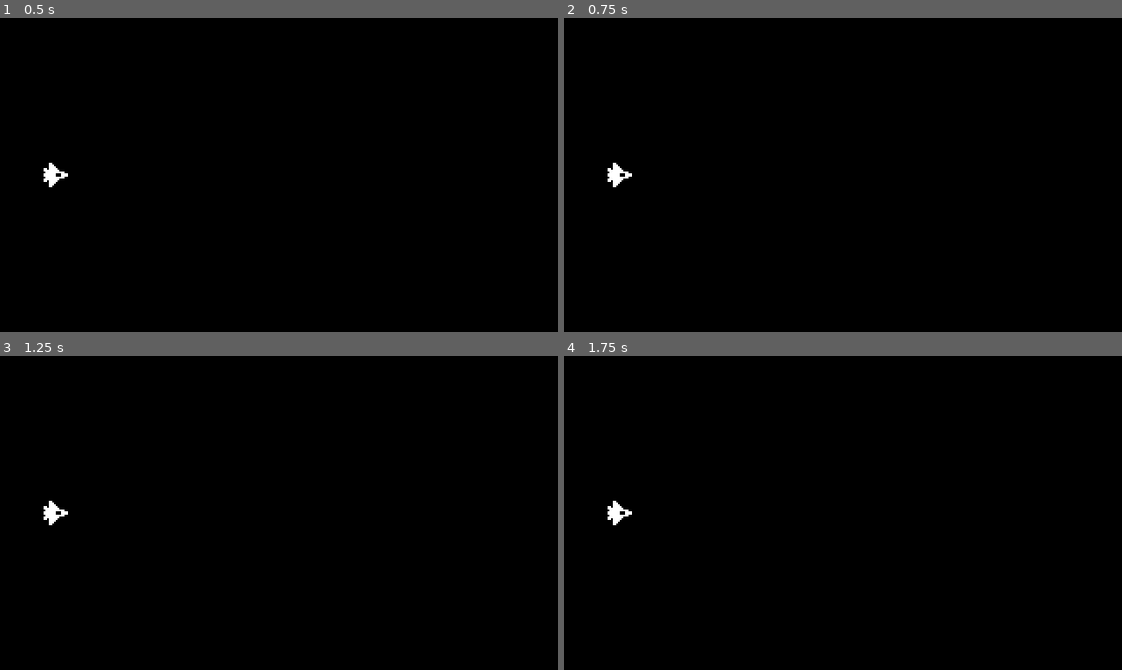
Above: before the commit, frames 1-4 (two rows, left to right).
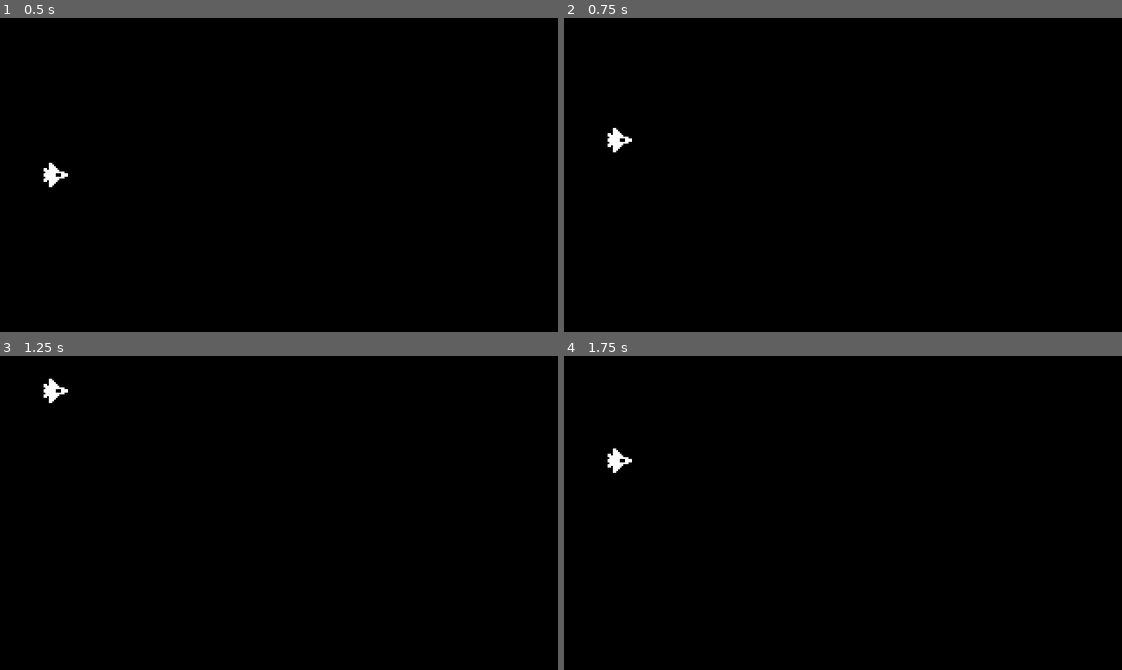
Above: after the commit, the same moments.

Repository: jackwkinsey/space-shooter-godot
Game: Godot game, scene res://Scenes/World.tscn
Same seed, same stepped clock (60 frames per second), same inputs: the game is played once before the commit and once after it.
Inputs:
- Up to frame 1 (0.5 s): no input
- Up to frame 2 (0.75 s): tap Enter at 0.5 s; hold Up (ui_up) from 0.53 s (still down)
- Up to frame 3 (1.25 s): keep holding Up (ui_up)
- Up to frame 4 (1.75 s): release Up (ui_up) at 1.28 s; hold Down (ui_down) from 1.28 s (still down)

Frame 1 is identical in both runs. In frame 2, 0.3% of the frame differs, in the area x 7-13%, y 35-54%; in frame 3, 0.3%; in frame 4, 0.3%.

Commit message:
feat: add basic Ship movement on up/down key press

Diff:
--- a/Scripts/Ship.gd
+++ b/Scripts/Ship.gd
@@ -6,4 +6,7 @@
 	pass
 
 func _process(delta):
-	pass
+	if Input.is_action_pressed("ui_up"):
+		position.y -= SPEED * delta
+	if Input.is_action_pressed("ui_down"):
+		position.y += SPEED * delta
